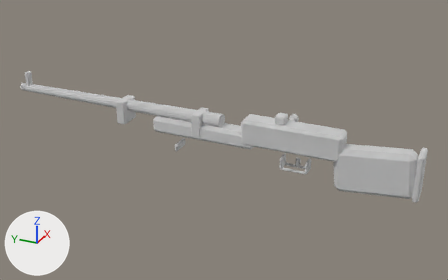
What one commit did to the glTF model ambush_loop/art/v2/models/kar98k_lod0.glb.
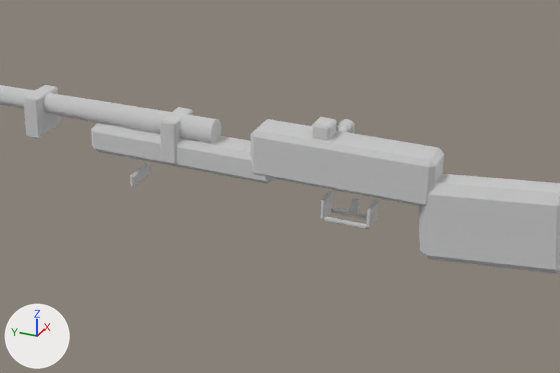
Each version appears first whole from a camera (50 mm lens) standing at (-1.299, -0.38, 0.644) and looking at (0.039, 0.222, -0.025), and next in a close-up on the part from 23% to 92% of the width and 17% to 91% of the height. Lighting does not change. The marker at lower left points along +X, +Y and +Z. The older version's two pictures come first. Vertices at exactly the same position are counted once.

Objects in the first close-up: 'kar98k_body'.
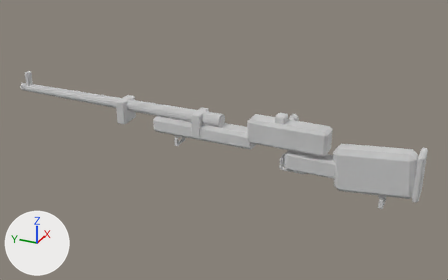
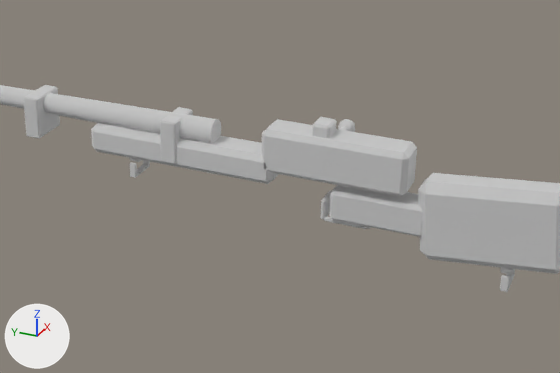
Pixel boxes (x1, y1, x2, y2) of what changed, in the close-ups (560 x 373 px; the box of a moved part takes in the faces that stretch with it):
'kar98k_body', reshaped
    before: (0, 85, 560, 274)
    after: (0, 85, 560, 292)
part 1 of me_cube_527, moved or reshaped
    before: (250, 119, 444, 206)
    after: (261, 119, 417, 197)
part 2 of me_cube_527, added
    after: (500, 271, 515, 292)
part 3 of me_cube_527, added
    after: (329, 185, 423, 237)
part 4 of me_cube_527, added
    after: (500, 268, 515, 275)
part 5 of me_cube_527, reshaped
    before: (130, 162, 150, 188)
    after: (130, 160, 150, 178)

Diff of the bpy script that builds the scene:
```diff
--- a/ambush_loop/art/v2/models/kar98k_lod0.glb.py
+++ b/ambush_loop/art/v2/models/kar98k_lod0.glb.py
@@ me_cube_527 @@
 # used by ob_kar98k_body; location = (0.0, 0.0, 0.0)
-me_cube_527.from_pydata(...)  # 464 vertices, 856 faces; spans x -0.029..0.081, y -0.281..0.835, z -0.075..0.092
+me_cube_527.from_pydata(...)  # 616 vertices, 1164 faces; spans x -0.029..0.081, y -0.281..0.835, z -0.095..0.092
+# me_cube_527 part 1: the loose piece of 24 vertices spanning x -0.028..0.028, y -0.1..0.15, z 0.002..0.068 is scaled about its middle by (0.916, 0.792, 0.93), then moved by (0.0, 0.01, 0.005)
+# me_cube_527 part 2: a new loose piece of 64 vertices spanning x -0.022..0.022, y -0.205..-0.195, z -0.095..-0.073, in mat_v2_actor_atlas (white #e7e7e7)
+# me_cube_527 part 3: a new loose piece of 24 vertices spanning x -0.022..0.022, y -0.093..0.037, z -0.044..0.0, in mat_v2_actor_atlas (white #e7e7e7)
+# me_cube_527 part 4: a new loose piece of 24 vertices spanning x -0.016..0.016, y -0.208..-0.192, z -0.072..-0.065, in mat_v2_actor_atlas (white #e7e7e7)
+# me_cube_527 part 5
+# 20 vertices are removed from x -0.025..0.025, y 0.326..0.334, z -0.052..-0.032
+# 44 faces are deleted
+# 60 vertices are added at x -0.022..0.022, y 0.325..0.335, z -0.037..-0.015
+# 132 new faces join them
+# other edits to the shape of me_cube_527 do not show in these pictures
 me_cube_527.materials.append(mat_v2_actor_atlas)
```
